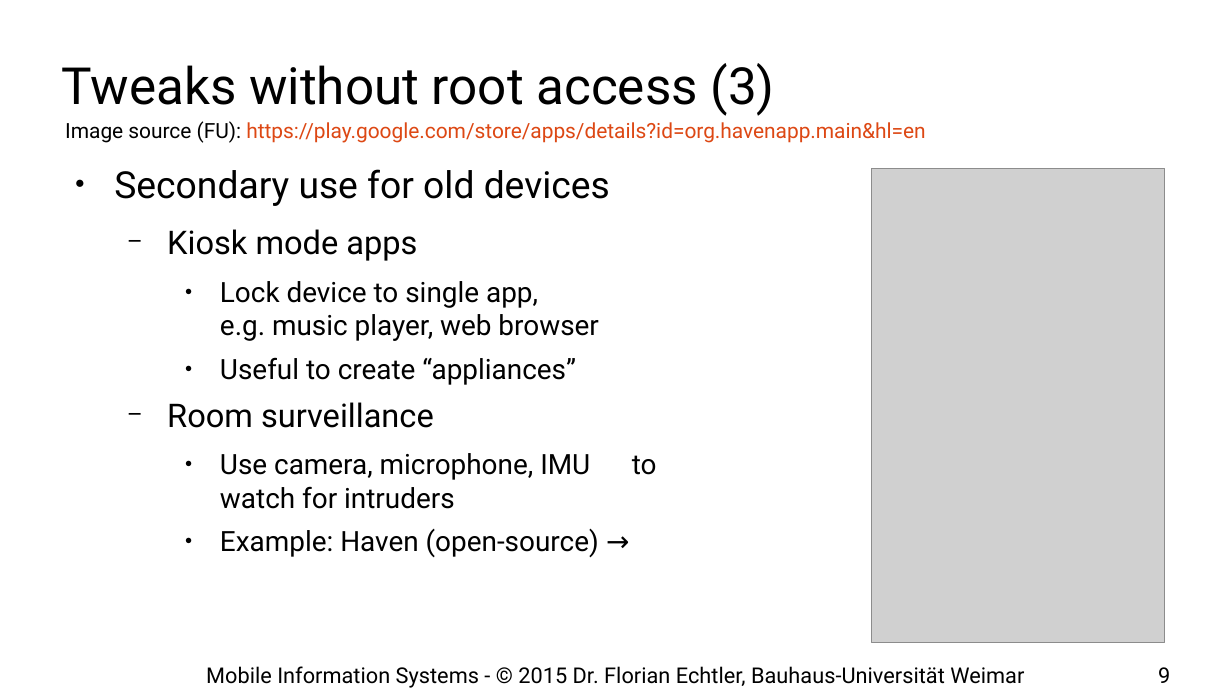
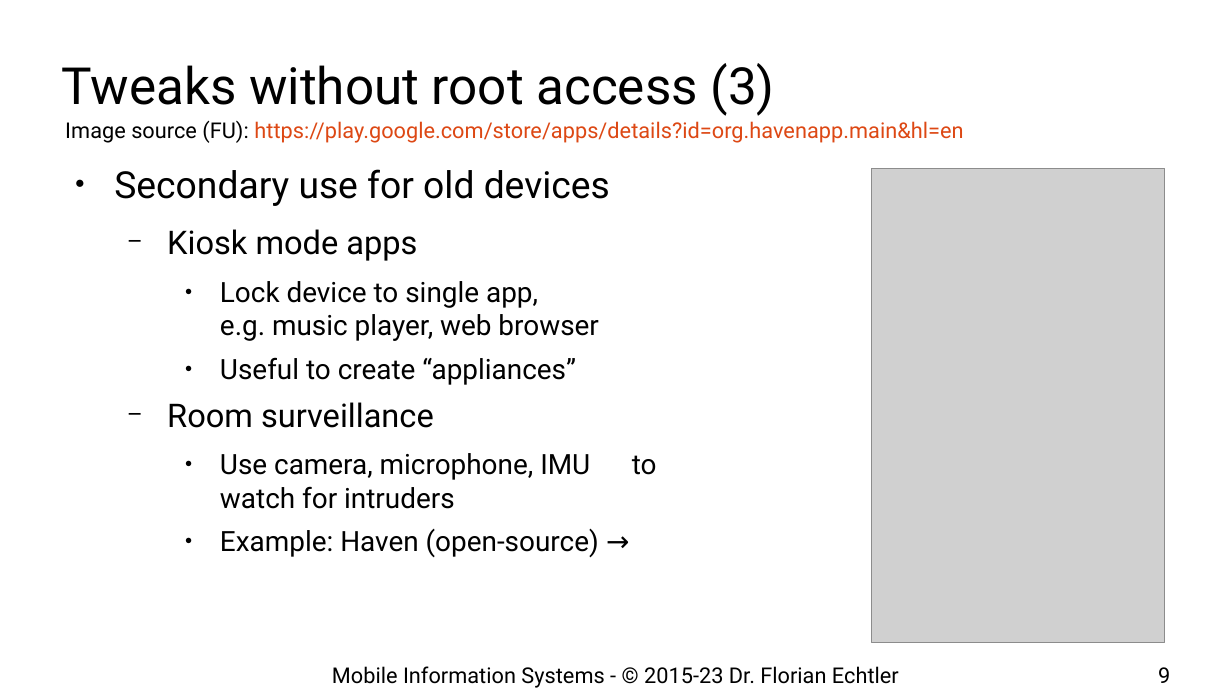
Before and after one commit to floe/mobile-information-systems, a slide deck: slide 9 of 11-case-studies.odp. Drawn at 1232x693 pixels with LibreOffice and Linux fonts; fonts in the diff are those of the drawing; grey boxes stand for pictures; background and template pictures are left out. Boxes give left, top, right and bottom in pixels: in the first picture for what was removed or moved away, otherwise in the second. Text is boxed around its words. In the diff, an @@ line names an element or a change of style, - is before the commit and + after.

```diff
--- a/11-case-studies.odp
+++ b/11-case-studies.odp
@@ text "Image source (FU): https://play.google.com/store/apps/detail ..." at [65, 121, 963, 143]: size 13.5 to 14 pt @@
@@ text at [332, 666, 899, 688]: text changed @@
-Mobile Information Systems - © 2015 Dr. Florian Echtler, Bauhaus-Universität Weimar
+Mobile Information Systems - © 2015-23 Dr. Florian Echtler
```
Also in this commit, not shown: 19 other slides changed, 3 slides added.
